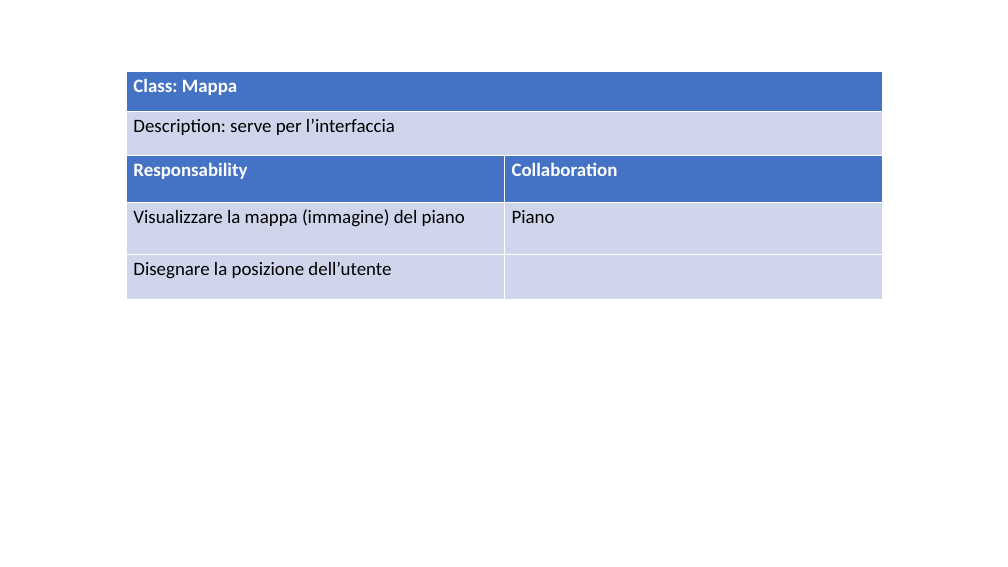
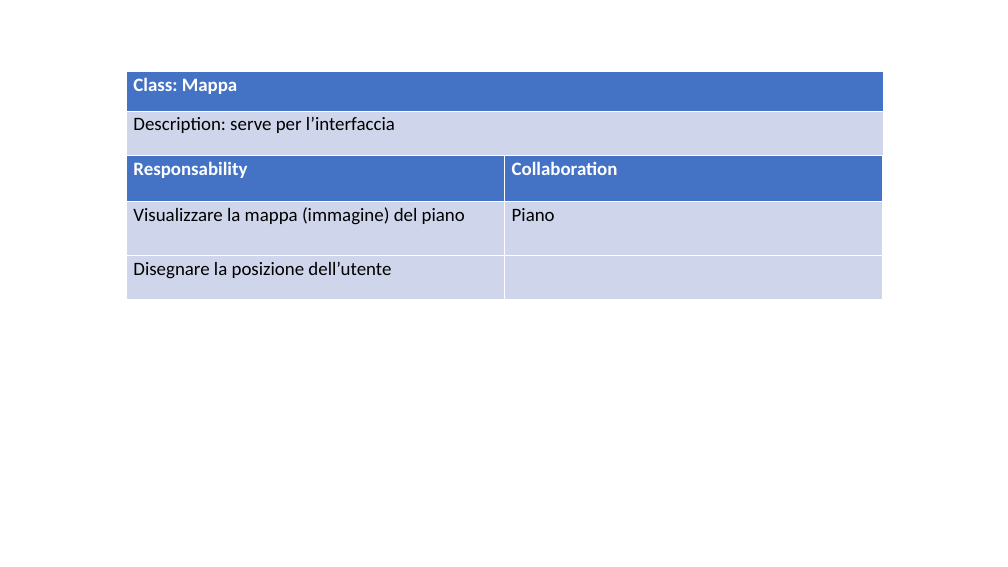
Before and after one commit to ecorradini/ProgettoIDS, a slide deck: slide 10 of AnalisiRequisiti/CRC/UT2/CRC_UT2.ppt. Drawn at 1008x567 pixels with LibreOffice and Linux fonts; fonts in the diff are those of the drawing. Boxes give left, top, right and bottom in pixels: in the first picture for what was removed or moved away, otherwise in the second. Text is boxed around its words. In the diff, an @@ line names an element or a change of style, - is before the commit and + after.

```diff
--- a/AnalisiRequisiti/CRC/UT2/CRC_UT2.ppt
+++ b/AnalisiRequisiti/CRC/UT2/CRC_UT2.ppt
@@ table at (126, 71, 883, 156) @@
@@ line spacing 0.94 to 0.88 @@
@@ borders changed @@
@@ table at (126, 155, 882, 299) @@
@@ line spacing 0.94 to 0.88 @@
@@ borders changed @@
```
Also in this commit, not shown: 10 other slides changed, 5 other files.
